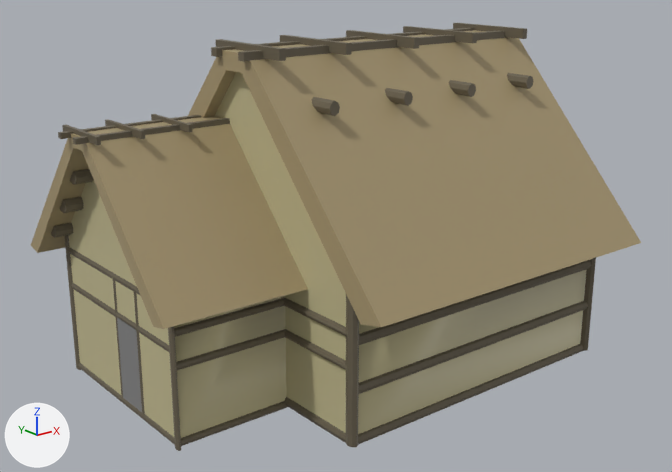
The FBX model Mhmd/Fbx/Houses/Lakehouses/Lake_Houses.fbx, before and after one commit.
Before and after are seen from a 50 mm lens placed at (-19.7, -25.0, 14.7), pointed at (0.0, -0.4, 4.8). The lights are fixed; the arrows at lower left show +X, +Y and +Z. Where no turn or scale is listed for an object, it has been applied to the vertices.

Names of what the first picture shows: 'original_lake_house4'.
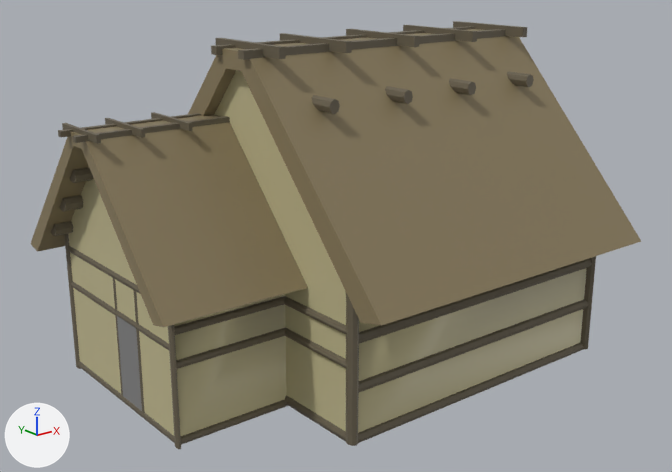
The change in detail:
Material 'Thatchy_roof' (mat_thatchy_roof) changes colour from beige #a79671 to yellow #897c5c; in linear values from (0.387, 0.307, 0.166) to (0.252, 0.2, 0.108).
Object 'original_lake_house4' (ob_original_lake_house4) moves from (0.0, 0.0, -0.05) to (0.0, 0.0, 0.0).

Where the change shows, as pixel boxes (x1, y1, x2, y2) in the pictures (672 x 472 px):
'original_lake_house4', moved
    before: (31, 23, 641, 451)
    after: (31, 21, 641, 449)
